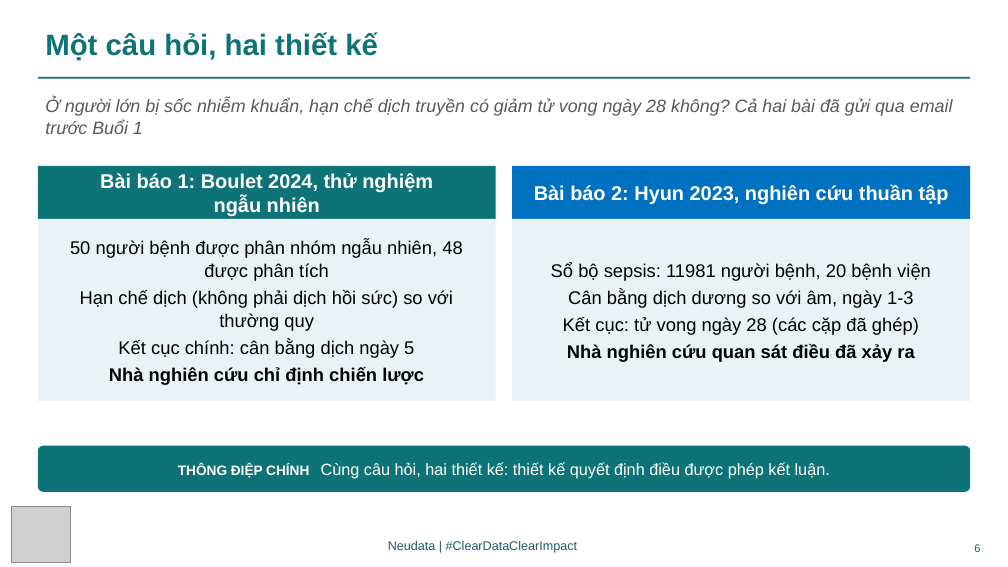
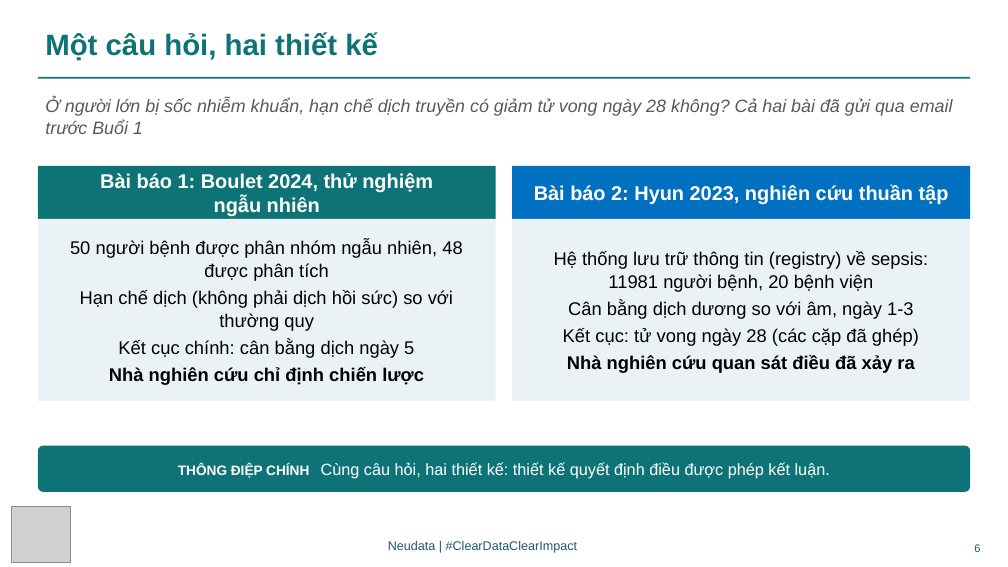
Before and after one commit to neu-data/FoundationsofClinicalResearch, a slide deck: slide 6 of vi/files/slides/Session_3_VN.pptx. Drawn at 1008x567 pixels with LibreOffice and Linux fonts; fonts in the diff are those of the drawing; grey boxes stand for pictures. Boxes give left, top, right and bottom in pixels: in the first picture for what was removed or moved away, otherwise in the second. Text is boxed around its words. In the diff, an @@ line names an element or a change of style, - is before the commit and + after.

Commit message:
Rebuild site for course v3.15 (registry wording, Lectures 3 to 5 fixes)

```diff
--- a/vi/files/slides/Session_3_VN.pptx
+++ b/vi/files/slides/Session_3_VN.pptx
@@ text in rectangle at (554, 251, 928, 292): text changed @@
-Sổ bộ sepsis: 11981 người bệnh, 20 bệnh viện
+Hệ thống lưu trữ thông tin (registry) về sepsis: 11981 người bệnh, 20 bệnh viện
```
Also in this commit, not shown: 4 other slides changed, 44 other files.
